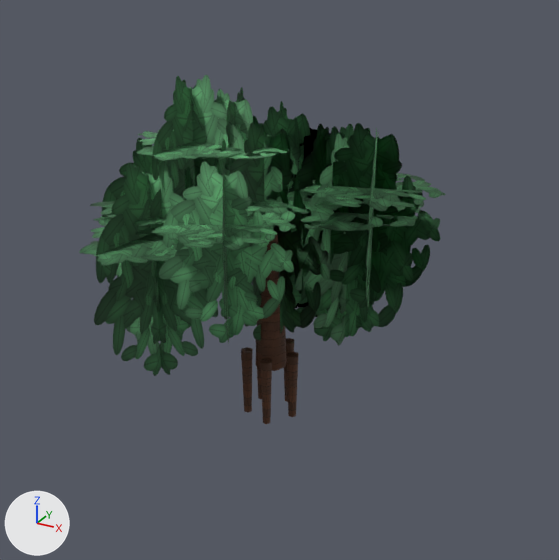
What one commit did to the glTF model games/adventure/assets/models/flora_willow.glb.
The view is the same before and after, from a 50 mm lens placed at (6.22, -10.99, 8.02), pointed at (0.23, -0.1, 2.57). Arrows for +X, +Y and +Z are at lower left; the lights stay in place. The first picture is the older version.

Names of what the first picture shows: 'Crown', 'Trunk'.
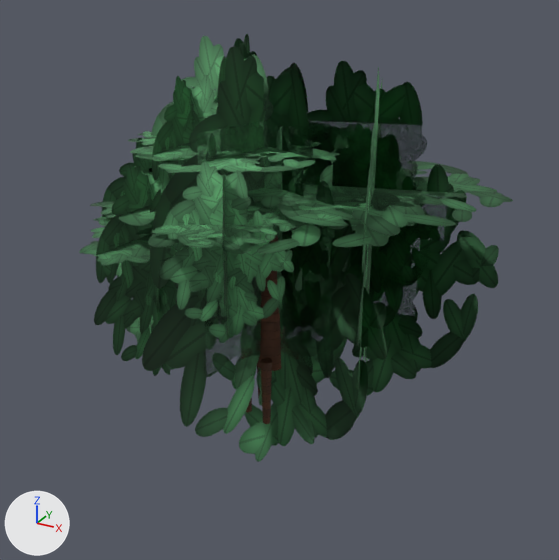
Pixel boxes (x1, y1, x2, y2) of what changed, in the pictures (559 x 560 px):
'CrownFar', added (green)
    after: (115, 34, 513, 462)

What changed in the scene script:
```text
Add me_willow_crown_far:
    me_willow_crown_far.from_pydata(...)  # 36 vertices, 18 faces; spans x -3.6..4.48, y -3.6..3.6, z -1.42..6.63
    me_willow_crown_far.materials.append(mat_leaf_willow)
Add ob_crownfar:
    ob_crownfar = bpy.data.objects.new('CrownFar', me_willow_crown_far)
    ob_crownfar.location = (0.0, 0.0, 0.0)
```
